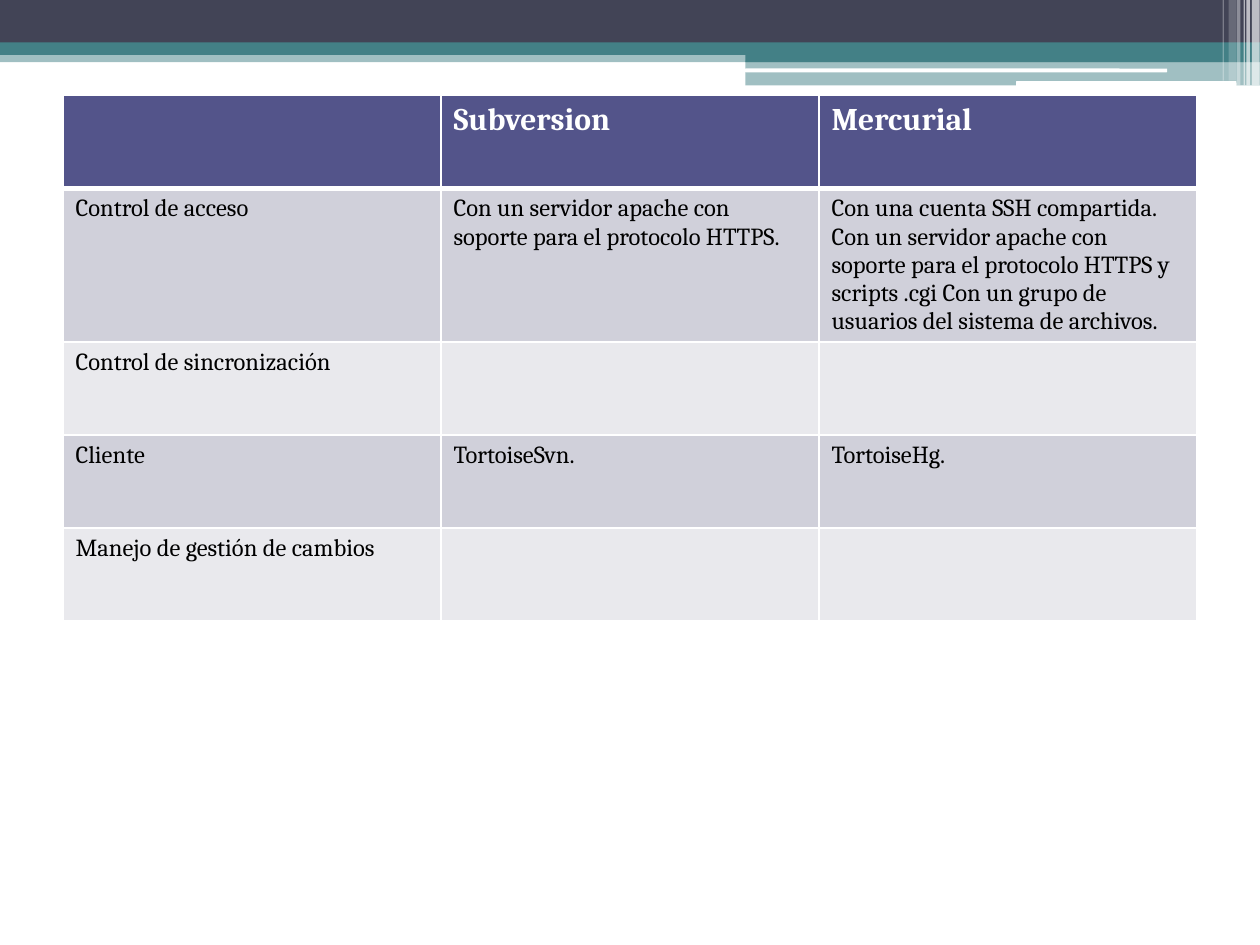
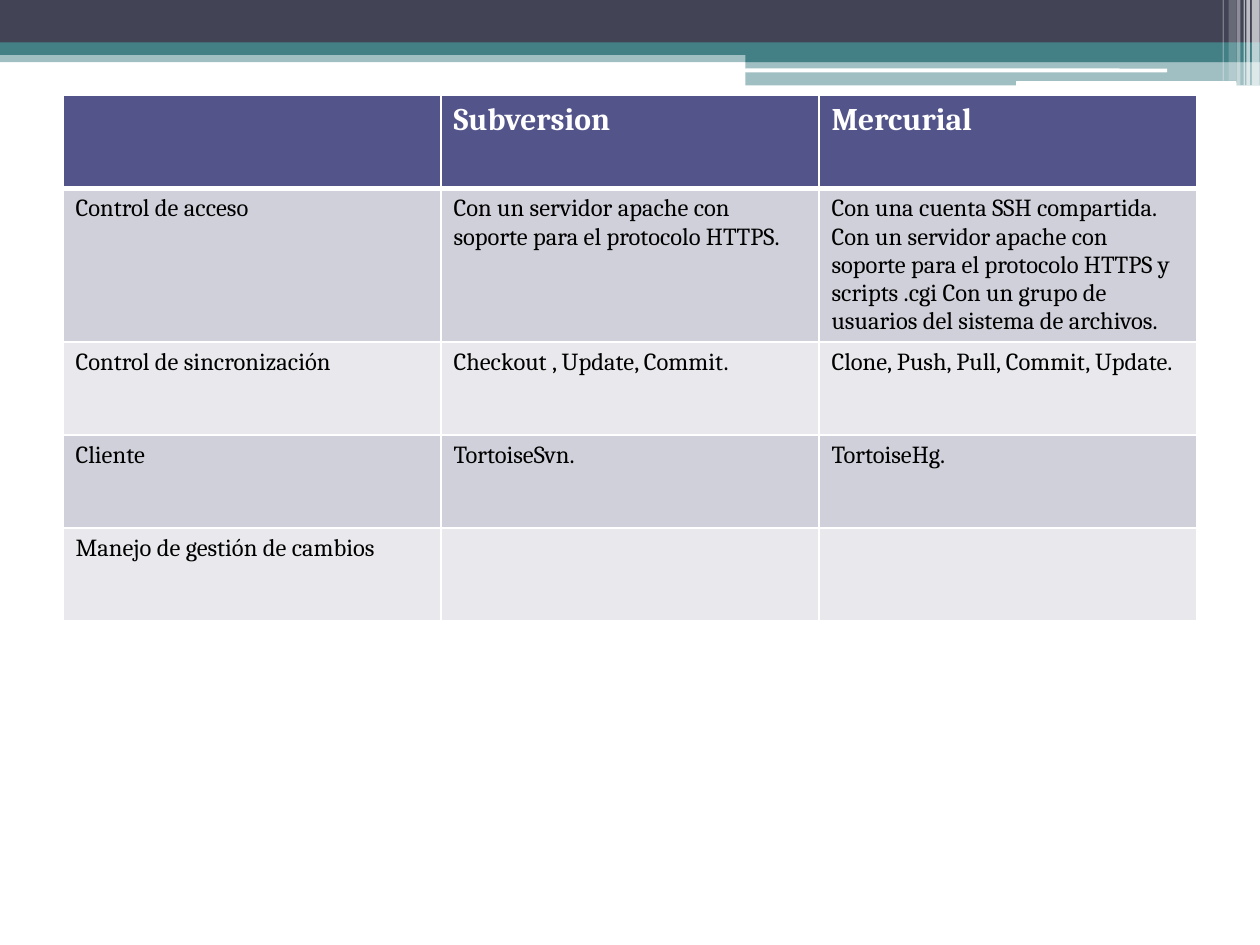
Before and after one commit to gabrielgag89/ing-sw-2012, a slide deck: slide 7 of Gestion de Configuracion.pptx. Drawn at 1260x945 pixels with LibreOffice and Linux fonts; fonts in the diff are those of the drawing. Boxes give left, top, right and bottom in pixels: in the first picture for what was removed or moved away, otherwise in the second. Text is boxed around its words. In the diff, an @@ line names an element or a change of style, - is before the commit and + after.

```diff
--- a/Gestion de Configuracion.pptx
+++ b/Gestion de Configuracion.pptx
@@ table at (63,96,1197,687) @@
-row 3, column 2: 
+row 3, column 2: Checkout , Update, Commit.
-row 3, column 3: 
+row 3, column 3: Clone, Push, Pull, Commit, Update.
```
Also in this commit, not shown: 5 other slides changed, 2 slides added, 1 slide removed.
